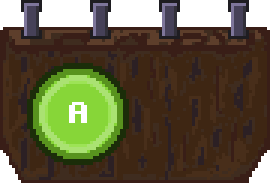
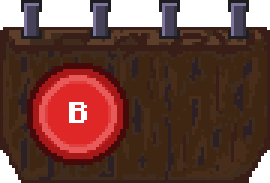
Layered file, before and after one edit (270×183). Changes by layer:
hid "greenbutton" over [27,63,129,165]
hid "yellowbutton" over [27,63,129,165]
hid "bluebutton" over [27,63,129,165]
